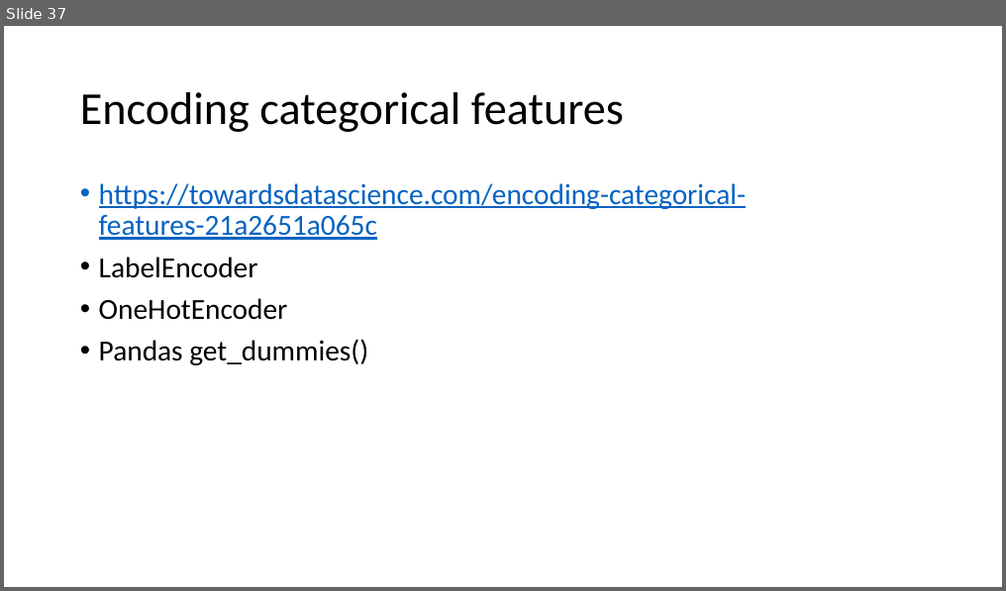
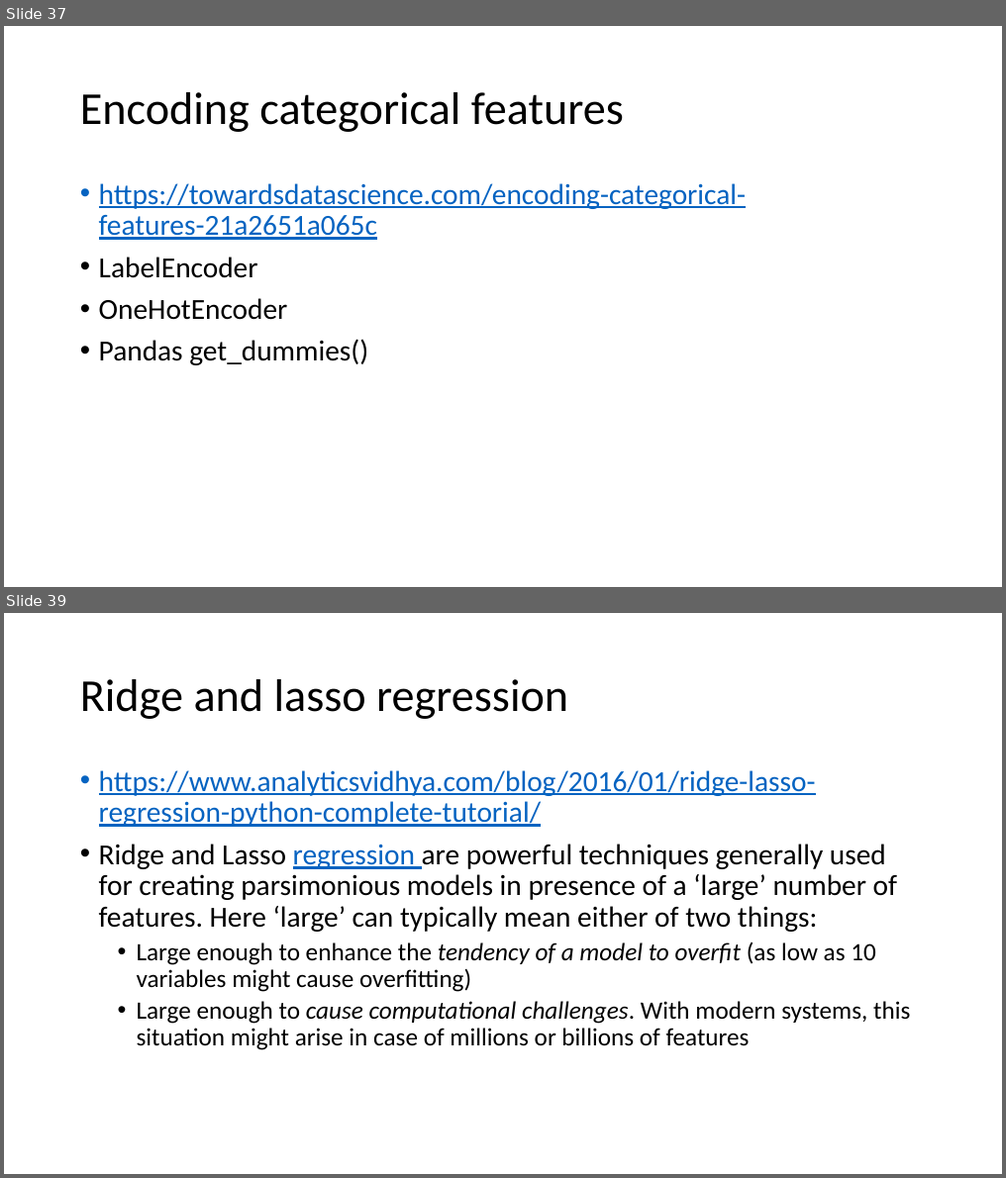
Before and after one commit to FranzGH/IoT_ML, a slide deck: Sklearn-UG.pptx. Shown one above the other, each under a label of ours: slide 37 before the commit, slides 37 and 39 after it; the slides between them are not shown. The pictures are 1006x591 and 1006x1178 pixels, drawn with LibreOffice and Linux fonts; fonts in the diff are those of the drawing. Boxes give left, top, right and bottom in pixels: in the first picture for what was removed or moved away, otherwise in the second. Text is boxed around its words. In the diff, an @@ line names an element or a change of style, - is before the commit and + after.

```diff
--- a/Sklearn-UG.pptx
+++ b/Sklearn-UG.pptx
@@ slide 39 added at [4, 613, 1002, 1174], background #FFFFFF @@
@@ title added at [80, 679, 568, 719], 44 pt, text #000000 @@
+Ridge and lasso regression
@@ text added at [99, 770, 910, 1051], 28 pt, text #000000 @@
+• https://www.analyticsvidhya.com/blog/2016/01/ridge-lasso-regression-python-complete-tutorial/
+• Ridge and Lasso regression are powerful techniques generally used for creating parsimonious models in presence of a ‘large’ number of features. Here ‘large’ can typically mean either of two things:
+  • Large enough to enhance the tendency of a model to overfit (as low as 10 variables might cause overfitting)
+  • Large enough to cause computational challenges. With modern systems, this situation might arise in case of millions or billions of features
```
Also in this commit, not shown: 1 slide changed, 11 other slides added, 4 other files.
